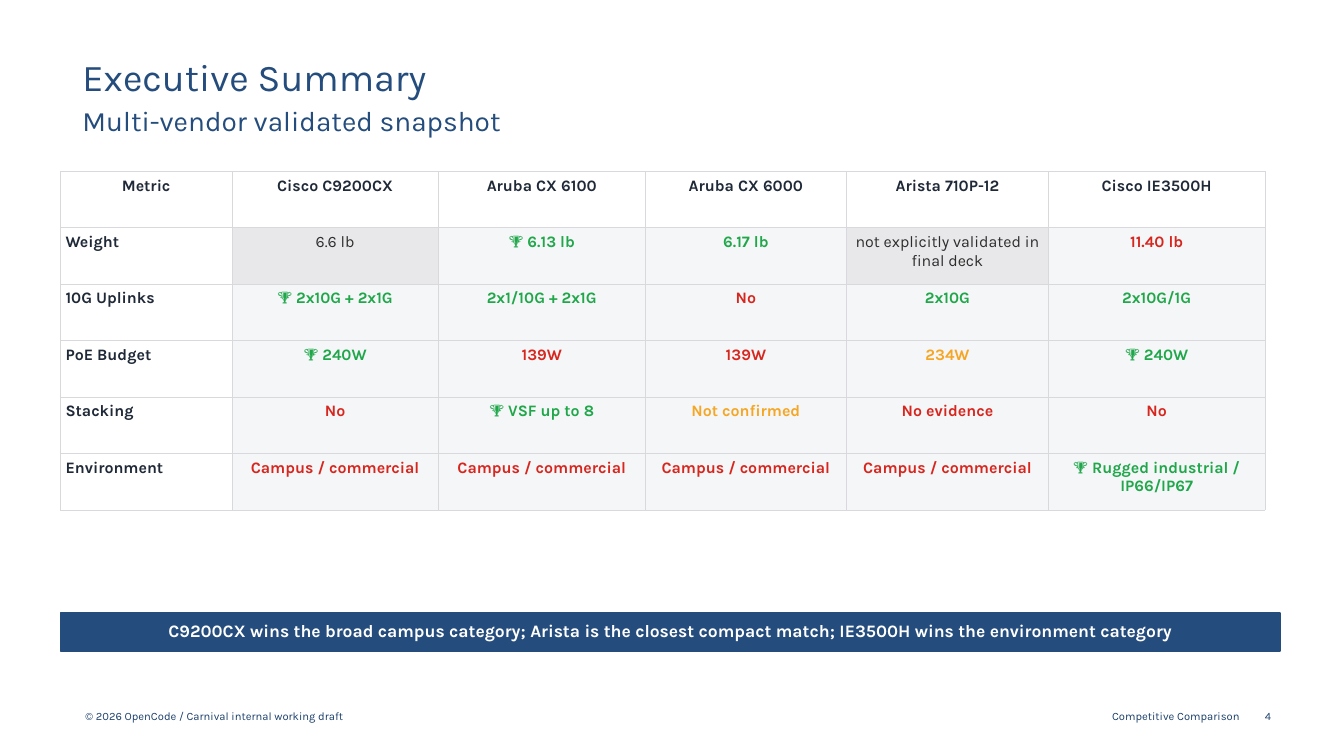
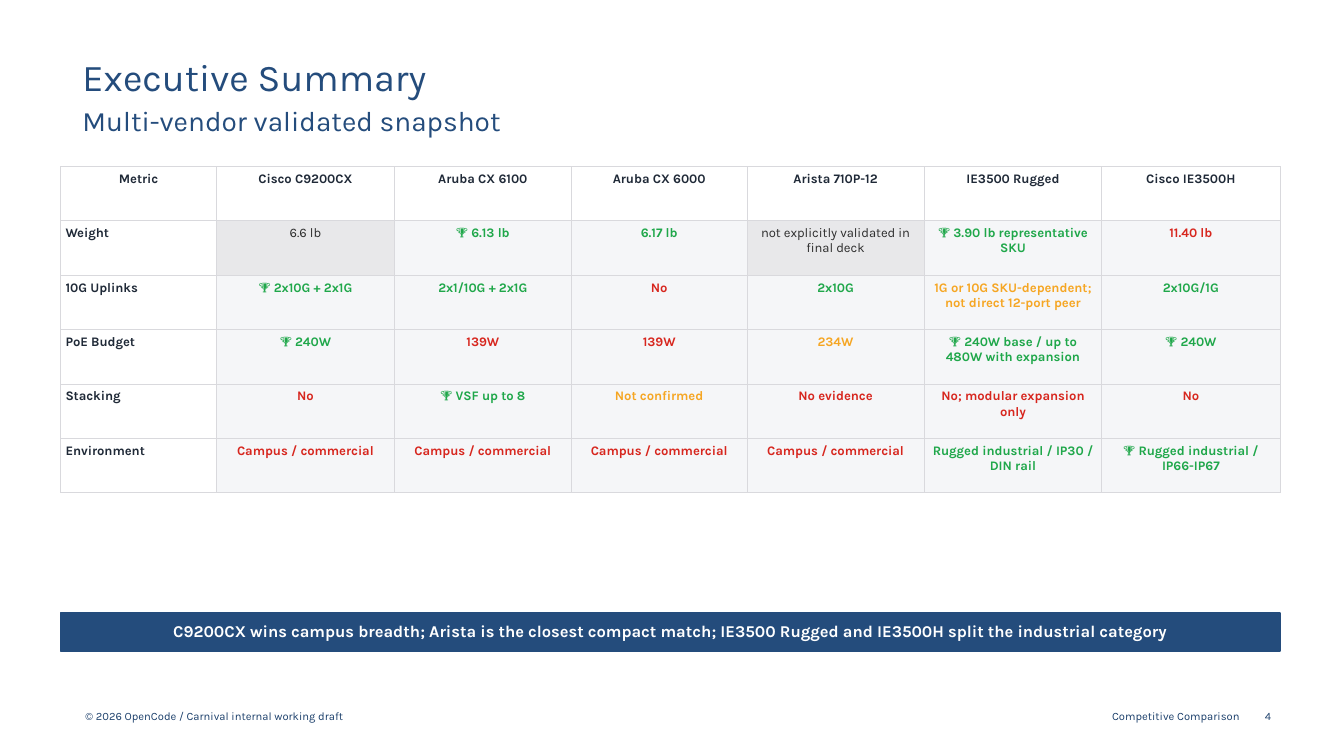
Before and after one commit to 91ped24-sketch/Comparaciones, a slide deck: slide 4 of expanded_master_c9200cx_competitive_comparison.pptx. Drawn at 1344x756 pixels with LibreOffice and Linux fonts; fonts in the diff are those of the drawing. Boxes give left, top, right and bottom in pixels: in the first picture for what was removed or moved away, otherwise in the second. Text is boxed around its words. In the diff, an @@ line names an element or a change of style, - is before the commit and + after.

Commit message:
Add IE3500 Rugged

```diff
--- a/expanded_master_c9200cx_competitive_comparison.pptx
+++ b/expanded_master_c9200cx_competitive_comparison.pptx
@@ table at <box>60,166,1280,474</box> @@
-column 6: Cisco IE3500H | 11.40 lb | 2x10G/1G | 🏆 240W | No | 🏆 Rugged industrial / IP66/IP67
+column 6: IE3500 Rugged | 🏆 3.90 lb representative SKU | 1G or 10G SKU-dependent; not direct 12-port peer | 🏆 240W base / up to 480W with expansion | No; modular expansion only | Rugged industrial / IP30 / DIN rail
+column 7: Cisco IE3500H | 11.40 lb | 2x10G/1G | 🏆 240W | No | 🏆 Rugged industrial / IP66-IP67
@@ table: place and size @@
-table at <box>60,171,1265,497</box>
+table at <box>60,166,1280,474</box>
@@ text at <box>173,625,1166,641</box>: text changed; size 12.5 to 11.8 pt @@
-C9200CX wins the broad campus category; Arista is the closest compact match; IE3500H wins the environment category
+C9200CX wins campus breadth; Arista is the closest compact match; IE3500 Rugged and IE3500H split the industrial category
```
Also in this commit, not shown: 13 other slides changed, 1 other file.
